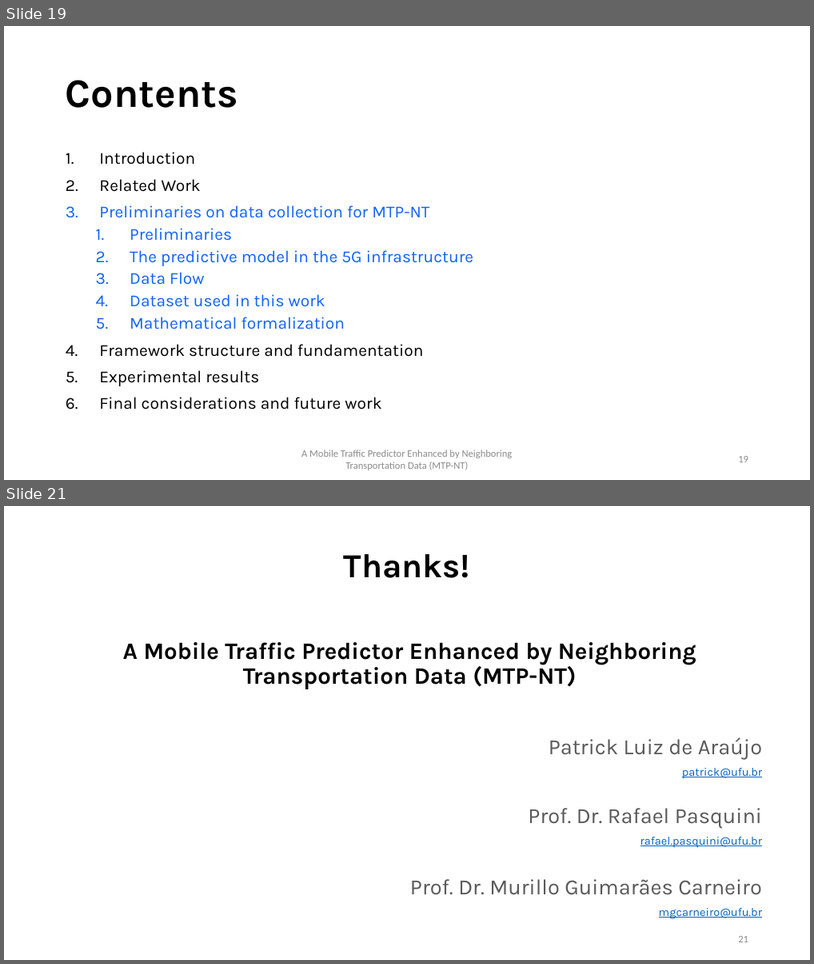
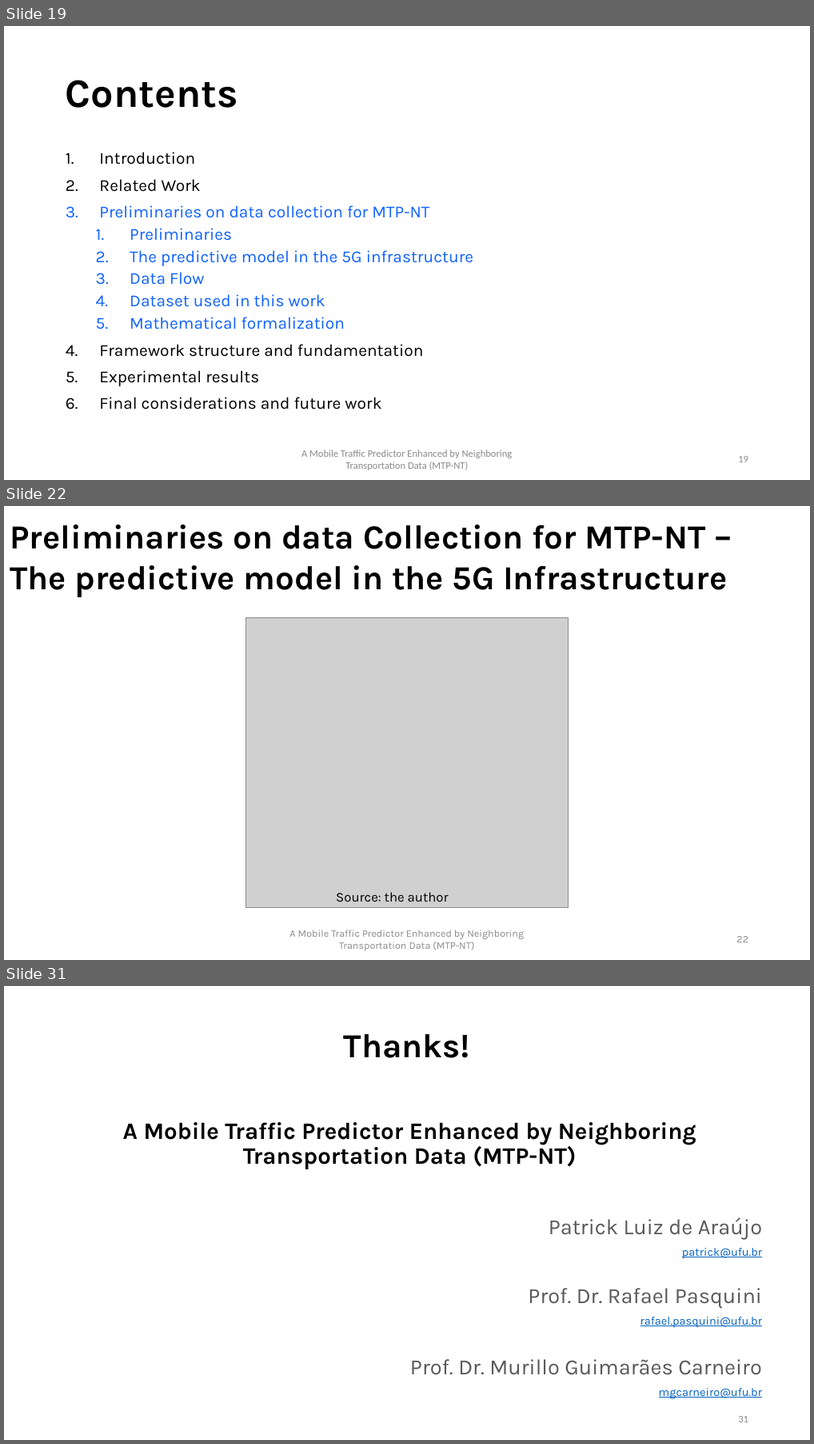
Before and after one commit to PatrickLdA/milan-telecom-analysis, a slide deck: defesa.pptx. Shown one above the other, each under a label of ours: slides 19 and 21 before the commit, slides 19, 22 and 31 after it; the slides between them are not shown. The pictures are 814x964 and 814x1444 pixels, drawn with LibreOffice and Linux fonts; fonts in the diff are those of the drawing; grey boxes stand for pictures. Boxes give left, top, right and bottom in pixels: in the first picture for what was removed or moved away, otherwise in the second. Text is boxed around its words. In the diff, an @@ line names an element or a change of style, - is before the commit and + after.

```diff
--- a/defesa.pptx
+++ b/defesa.pptx
@@ slide 22 added at (4, 506, 810, 960), background #FFFFFF @@
@@ text added at (10, 524, 727, 597), 40 pt, text #000000, bold @@
+Preliminaries on data Collection for MTP-NT – The predictive model in the 5G Infrastructure
@@ picture added at (246, 618, 569, 908) @@
@@ text added at (336, 892, 449, 901), 16 pt, text #000000 @@
+Source: the author
@@ text added at (290, 929, 524, 951), 12 pt, text #8C8C8C @@
+A Mobile Traffic Predictor Enhanced by Neighboring Transportation Data (MTP-NT)
@@ page number added at (737, 936, 749, 942), 12 pt, text #8C8C8C @@
+22
@@ what was slide 21 is now slide 31 @@
```
Also in this commit, not shown: 1 slide changed, 9 other slides added.
